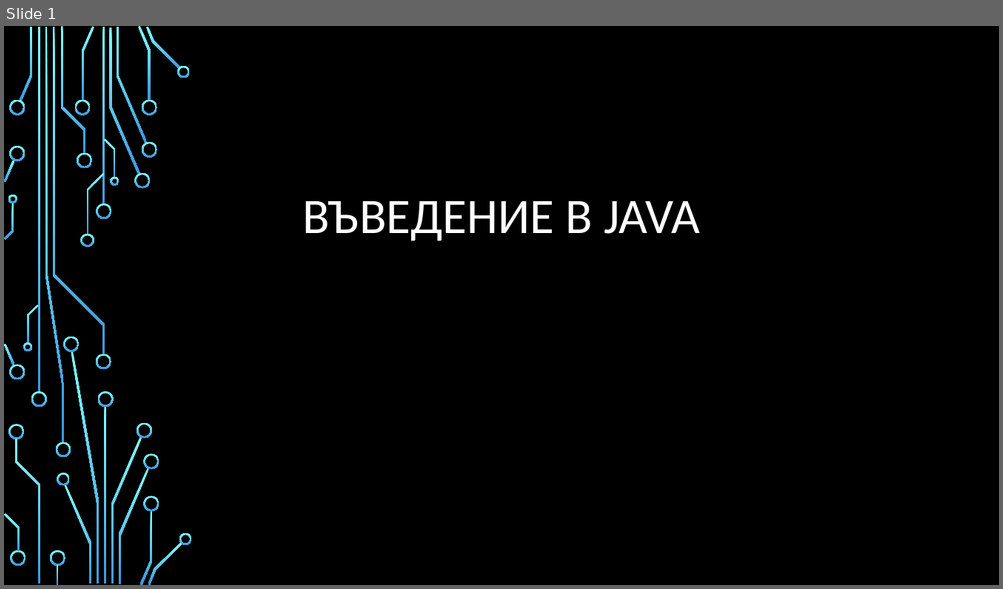
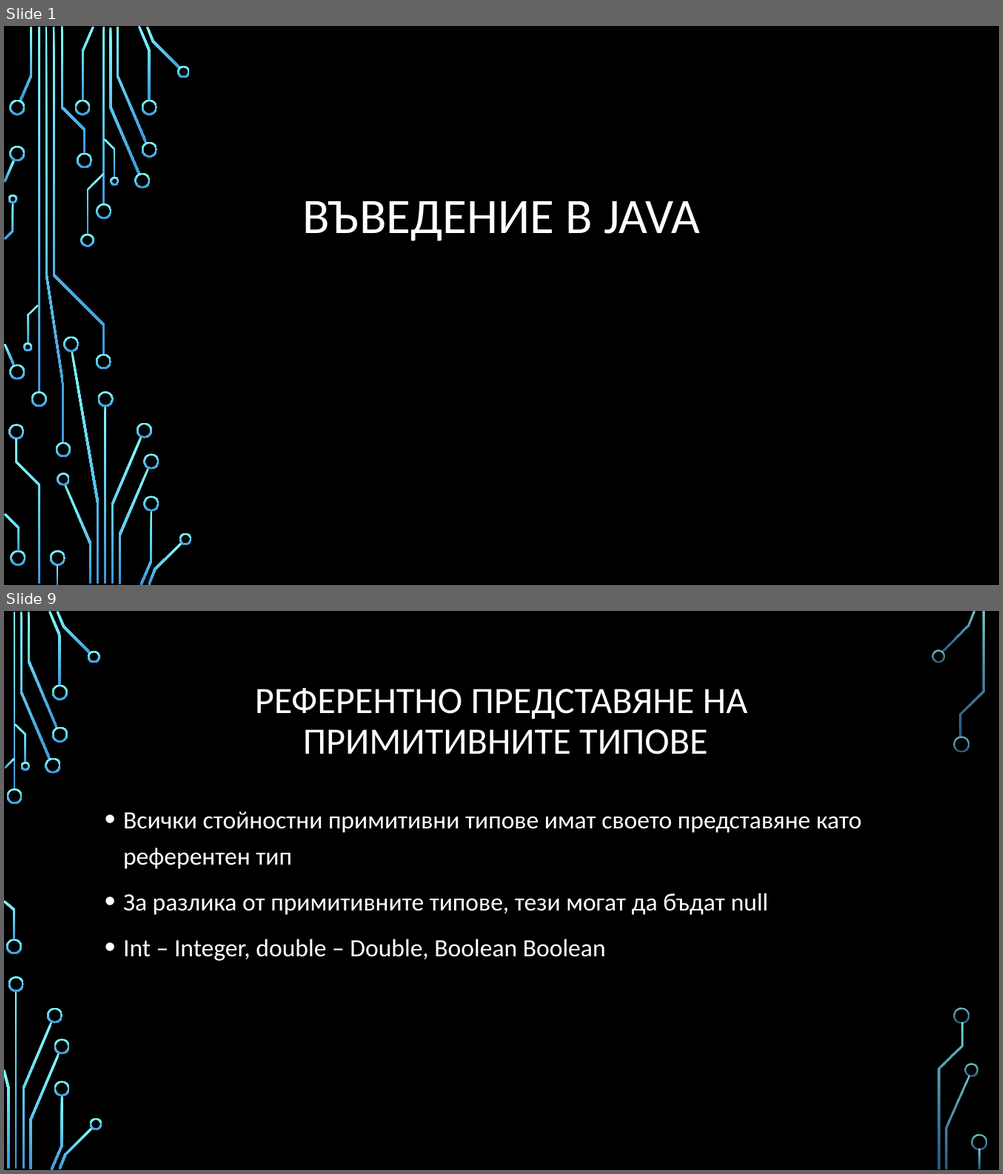
Before and after one commit to Bilyukov/java-course, a slide deck: 02.java-basics.pptx. Shown one above the other, each under a label of ours: slide 1 before the commit, slides 1 and 9 after it; the slides between them are not shown. The pictures are 1003x589 and 1003x1174 pixels, drawn with LibreOffice and Linux fonts; fonts in the diff are those of the drawing; background and template pictures are left out. Boxes give left, top, right and bottom in pixels: in the first picture for what was removed or moved away, otherwise in the second. Text is boxed around its words. In the diff, an @@ line names an element or a change of style, - is before the commit and + after.

```diff
--- a/02.java-basics.pptx
+++ b/02.java-basics.pptx
@@ slide 9 added at (4, 611, 999, 1170), background picture (left out) @@
@@ title added at (255, 688, 748, 755), 36 pt, text #FFFFFF @@
+РЕФЕРЕНТНО ПРЕДСТАВЯНЕ НА
+ПРИМИТИВНИТЕ ТИПОВЕ
@@ text added at (123, 812, 861, 961), 24 pt, text #FFFFFF @@
+• Всички стойностни примитивни типове имат своето представяне като референтен тип
+• За разлика от примитивните типове, тези могат да бъдат null
+• Int – Integer, double – Double, Boolean Boolean
@@ group added at (4, 611, 987, 1170): 33 freeform shapes, 3 rectangles @@
```
Also in this commit, not shown: 2 slides changed, 21 other slides added, 21 other files.
